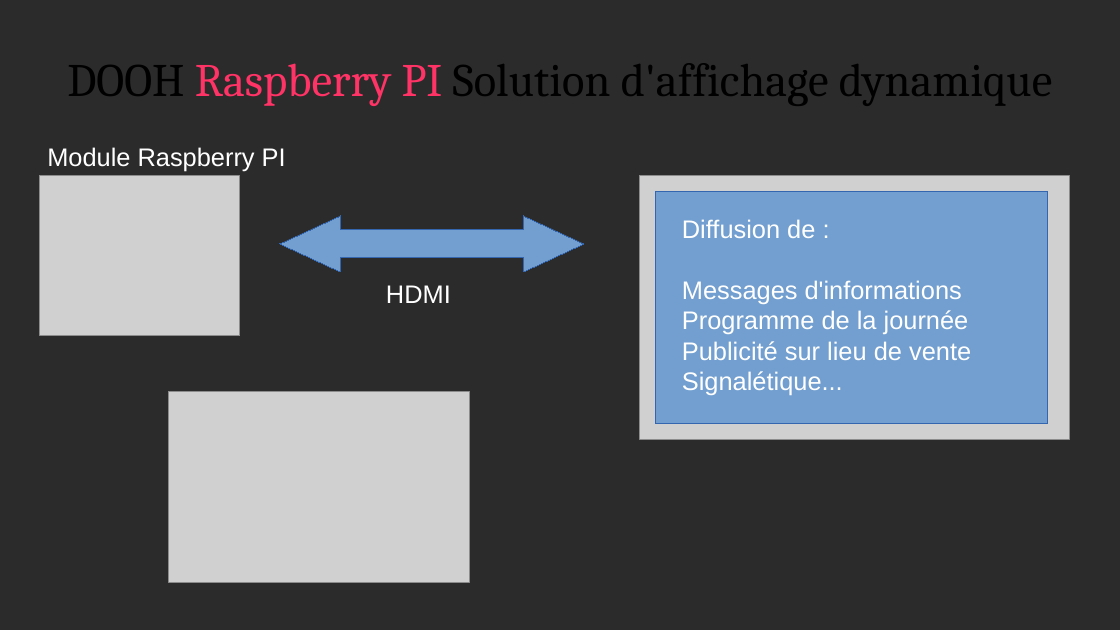
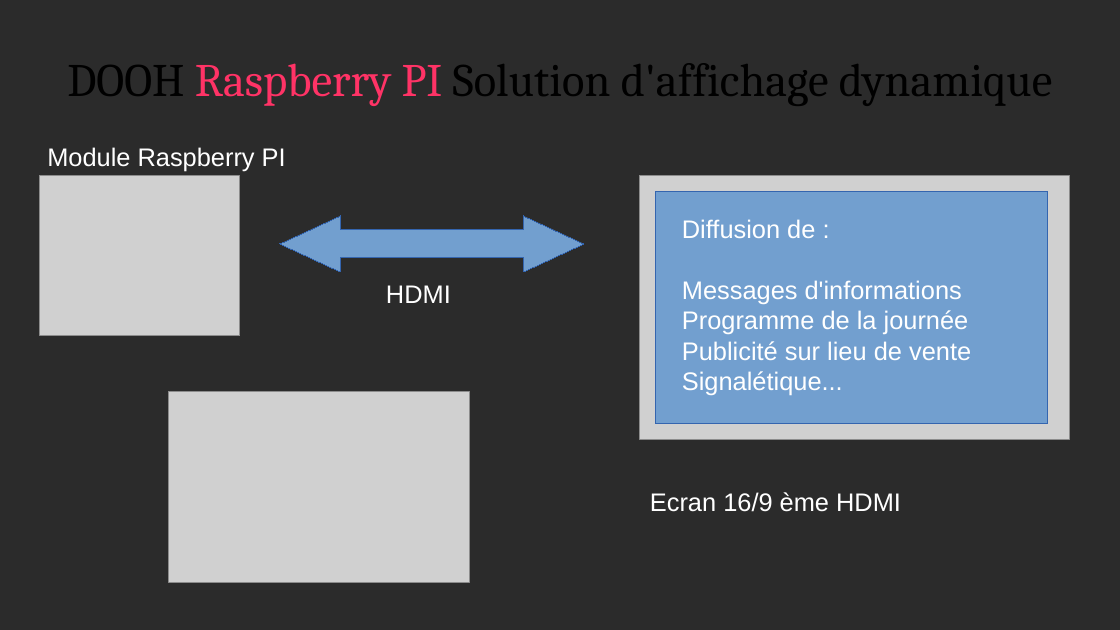
Before and after one commit to jlcf/dooh, a slide deck: slide 11 of raspdooh/home/pi/dooh/slides/default-slideshow.odp. Drawn at 1120x630 pixels with LibreOffice and Linux fonts; fonts in the diff are those of the drawing; grey boxes stand for pictures; background and template pictures are left out; a plain dark background stands for a picture behind light text. Boxes give left, top, right and bottom in pixels: in the first picture for what was removed or moved away, otherwise in the second. Text is boxed around its words. In the diff, an @@ line names an element or a change of style, - is before the commit and + after.

```diff
--- a/raspdooh/home/pi/dooh/slides/default-slideshow.odp
+++ b/raspdooh/home/pi/dooh/slides/default-slideshow.odp
@@ text added at [650,492,901,512], 18 pt, text #FFFFFF @@
+Ecran 16/9 ème HDMI
```
Also in this commit, not shown: 13 other slides changed, 1 slide added, 1 slide removed, 1 other file.
